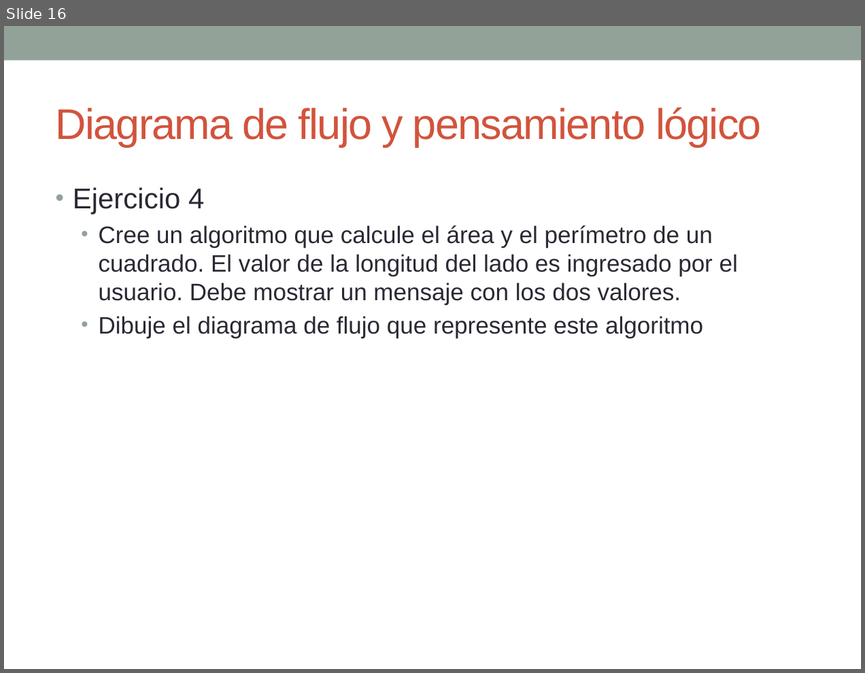
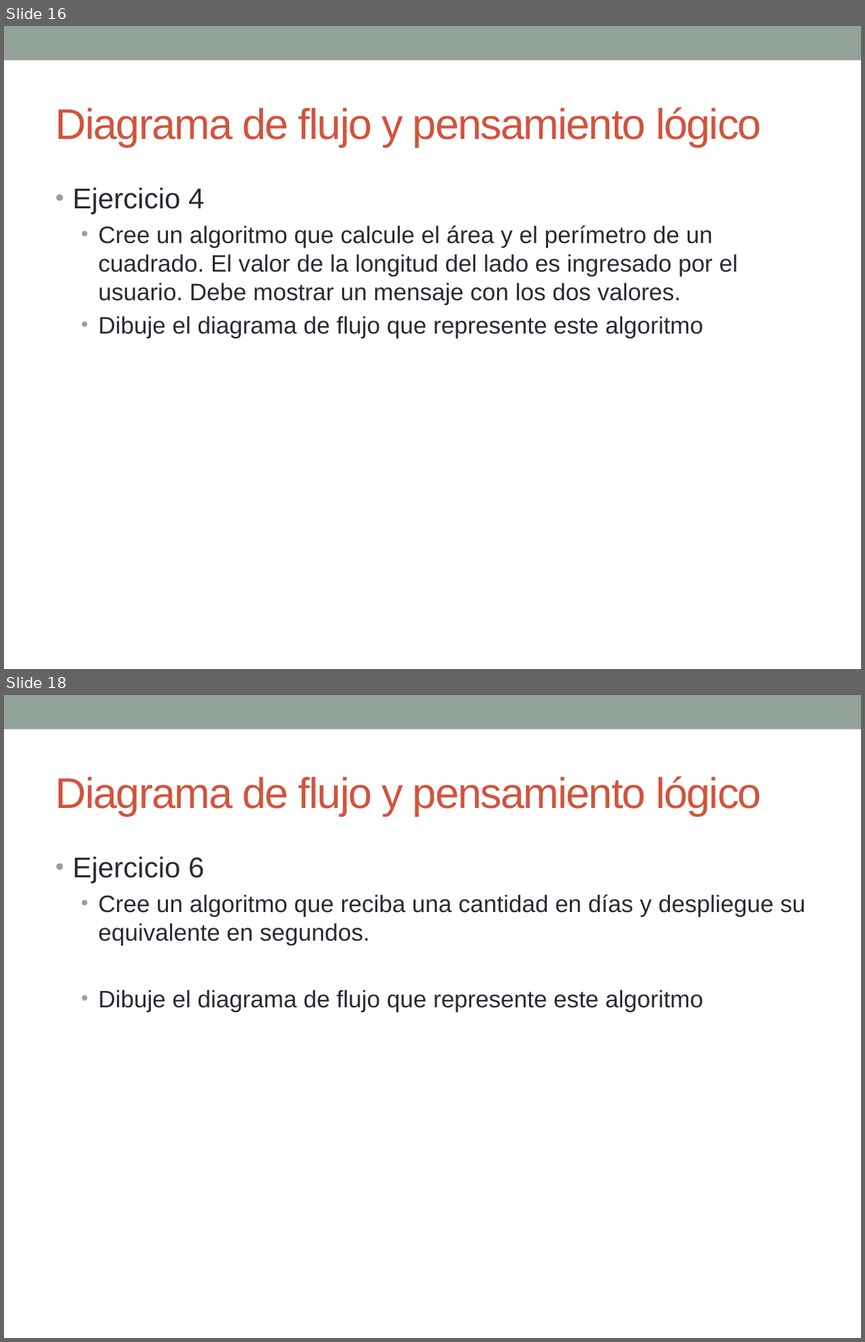
Before and after one commit to clases-Esteban/introduccion, a slide deck: Semana 3.pptx. Shown one above the other, each under a label of ours: slide 16 before the commit, slides 16 and 18 after it; the slides between them are not shown. The pictures are 865x673 and 865x1342 pixels, drawn with LibreOffice and Linux fonts; fonts in the diff are those of the drawing. Boxes give left, top, right and bottom in pixels: in the first picture for what was removed or moved away, otherwise in the second. Text is boxed around its words. In the diff, an @@ line names an element or a change of style, - is before the commit and + after.

Commit message:
mas ejercicios

```diff
--- a/Semana 3.pptx
+++ b/Semana 3.pptx
@@ slide 18 added at (4, 695, 861, 1338), background #FFFFFF; not listed: 1 template element that a slide beside it also shows @@
@@ title added at (56, 776, 762, 816), 36 pt, text #D2533C @@
+Diagrama de flujo y pensamiento lógico
@@ text added at (73, 856, 805, 1012), 20 pt, text #292934 @@
+• Ejercicio 6
+  • Cree un algoritmo que reciba una cantidad en días y despliegue su equivalente en segundos.
+  • Dibuje el diagrama de flujo que represente este algoritmo
```
Also in this commit, not shown: 2 other slides added.
